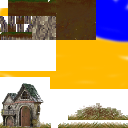
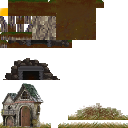
Layers edited between the first and the second 128x128 image:
added layer "Pasted Layer" above "Background" over [3, 58, 60, 80]
painted on "Background" over [0, 0, 128, 89]
